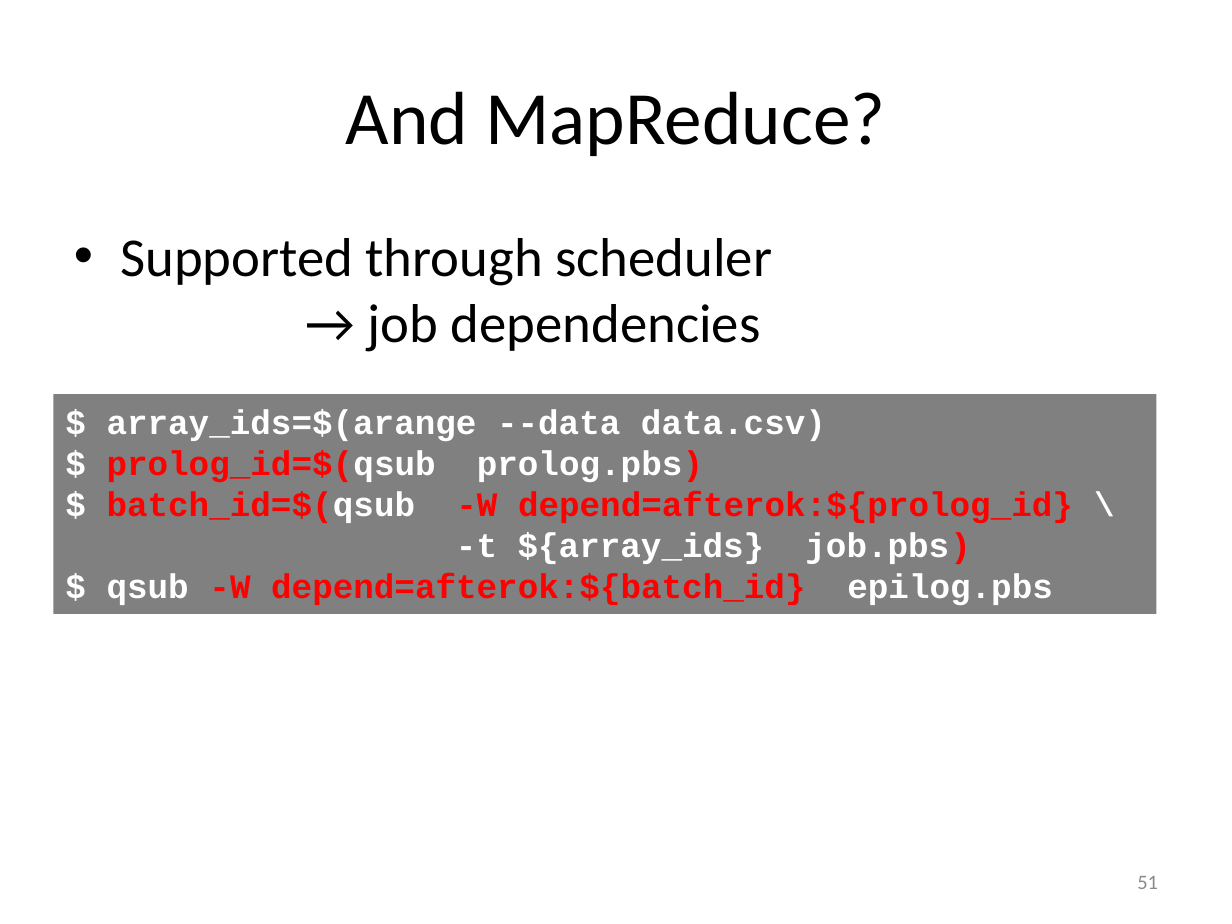
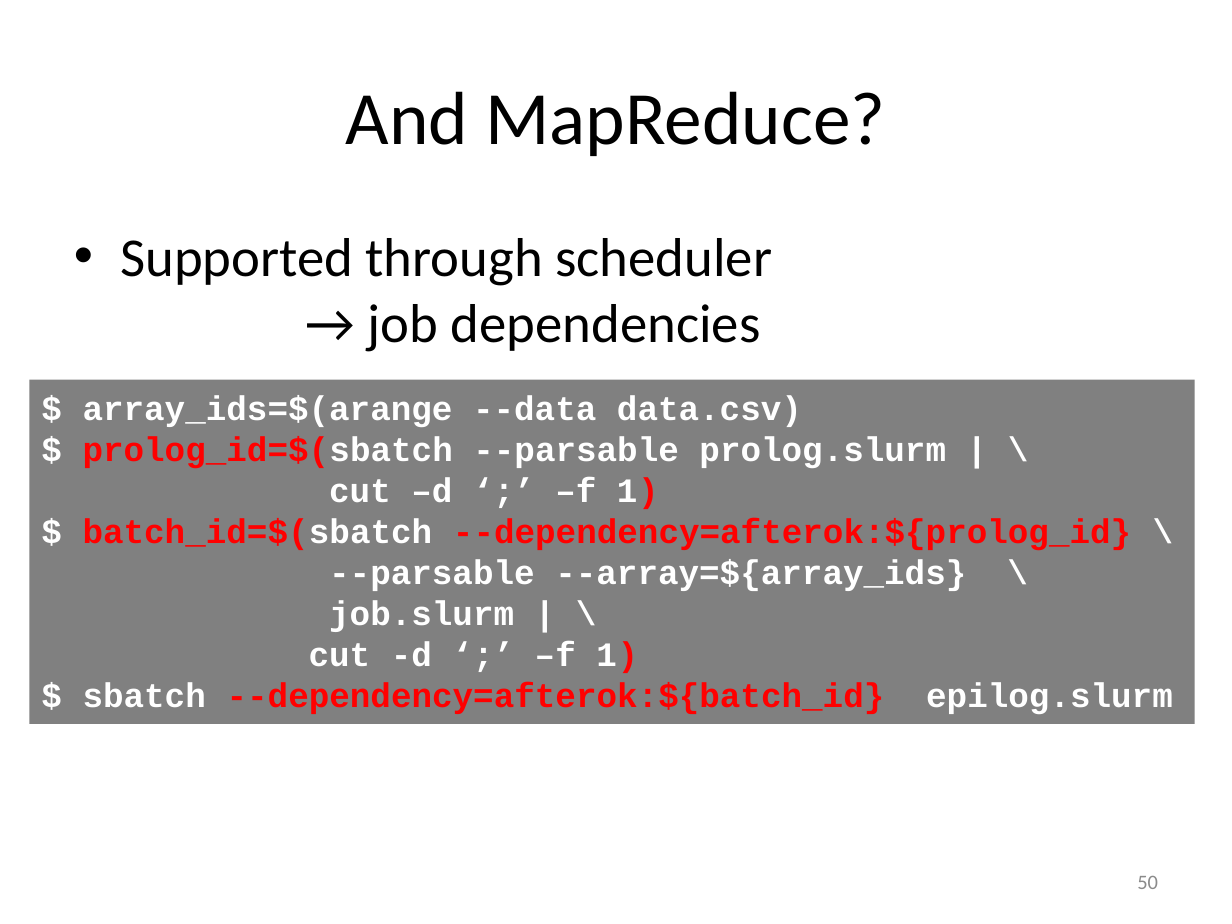
Before and after one commit to gjbex/worker-and-atools, a slide deck: slide 50 of worker_atools.pptx (slide 51 before the commit). Drawn at 1232x924 pixels with LibreOffice and Linux fonts; fonts in the diff are those of the drawing. Boxes give left, top, right and bottom in pixels: in the first picture for what was removed or moved away, otherwise in the second. Text is boxed around its words. In the diff, an @@ line names an element or a change of style, - is before the commit and + after.

Commit message:
Adapted atools slides for Slurm

```diff
--- a/worker_atools.pptx
+++ b/worker_atools.pptx
@@ rectangle "$ array_ids=$(arange --data data.csv)": place and size @@
-rectangle "$ array_ids=$(arange --data data.csv)" at [53,394,1156,614]
+rectangle "$ array_ids=$(arange --data data.csv)" at [30,379,1195,723]
@@ text in rectangle at [83,436,1173,714]: text changed; text colour #FF0000 to #FFFFFF @@
-$ prolog_id=$(qsub prolog.pbs)
-$ batch_id=$(qsub -W depend=afterok:${prolog_id} \
--t ${array_ids} job.pbs)
-$ qsub -W depend=afterok:${batch_id} epilog.pbs
+$ prolog_id=$(sbatch --parsable prolog.slurm | \
+cut –d ‘;’ –f 1)
+$ batch_id=$(sbatch --dependency=afterok:${prolog_id} \
+--parsable --array=${array_ids} \
+job.slurm | \
+cut -d ‘;’ –f 1)
+$ sbatch --dependency=afterok:${batch_id} epilog.slurm
@@ page number at [1137,876,1158,889]: text changed @@
-51
+50
```
Also in this commit, not shown: 22 other slides changed, 1 slide removed.
